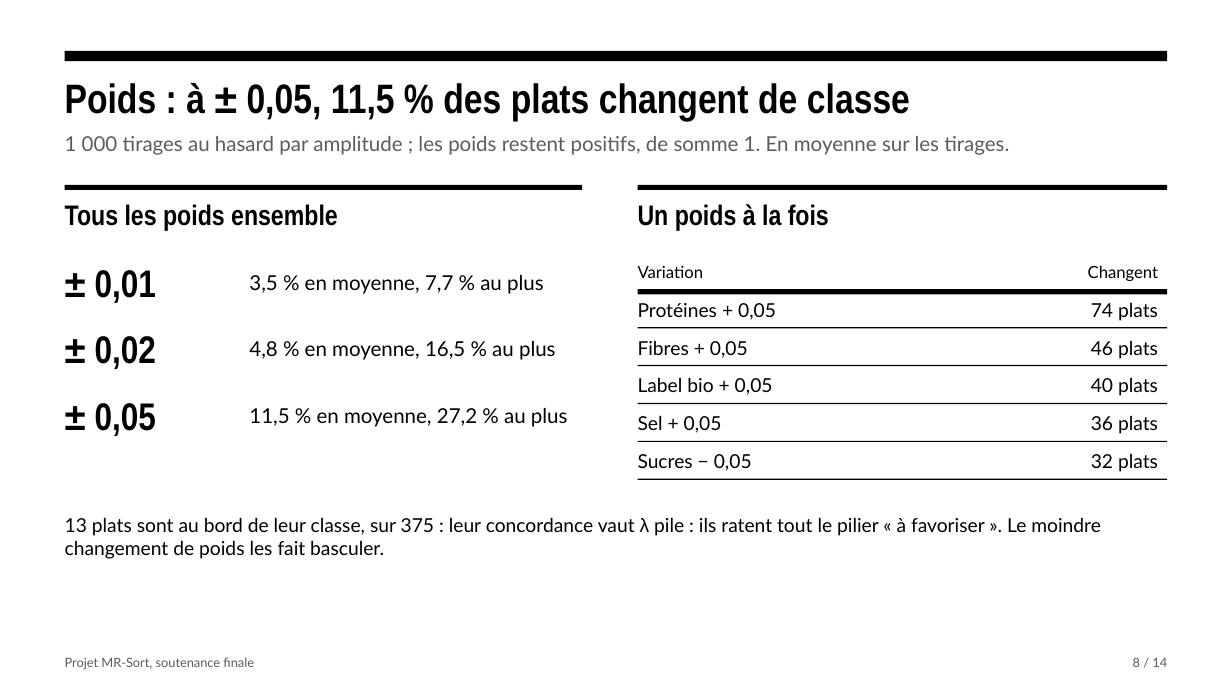
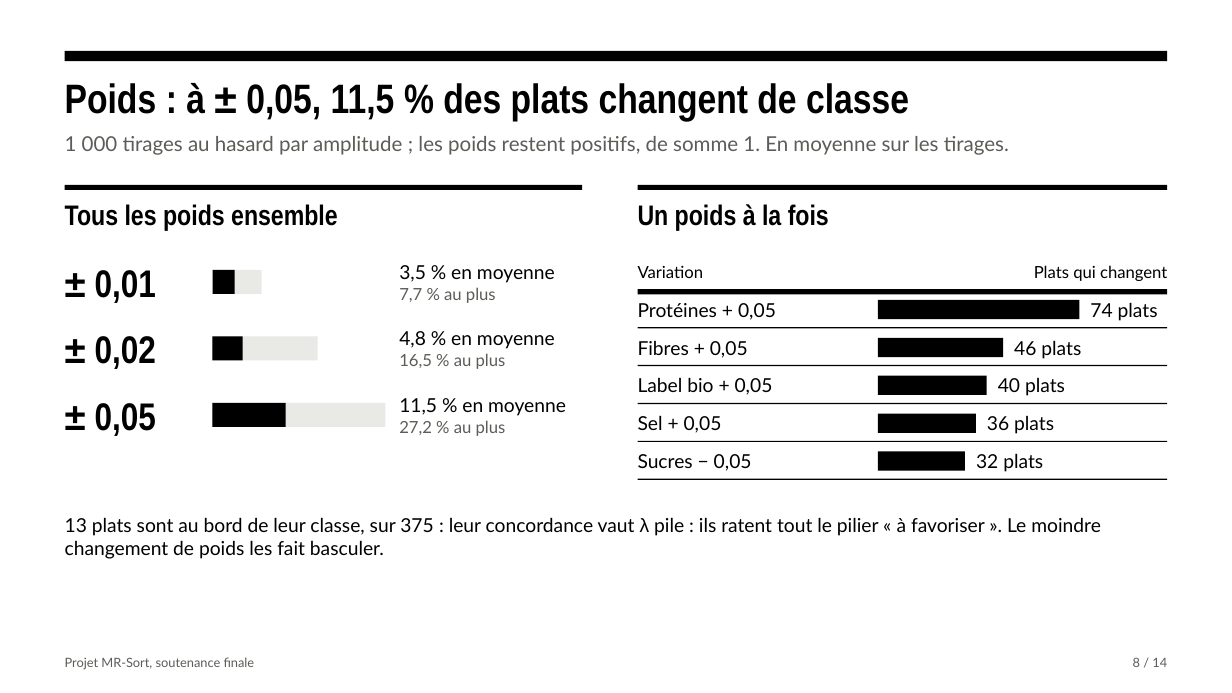
Before and after one commit to Nirrta/nutriscore-mrsort-projet-2026, a slide deck: slide 8 of resultats/slides_soutenance_finale.pptx. Drawn at 1232x693 pixels with LibreOffice and Linux fonts; fonts in the diff are those of the drawing. Boxes give left, top, right and bottom in pixels: in the first picture for what was removed or moved away, otherwise in the second. Text is boxed around its words. In the diff, an @@ line names an element or a change of style, - is before the commit and + after.

Commit message:
Soutenance : des graphiques à la place des tableaux
Chaque slide prouvait son titre par un tableau de nombres ; huit slides le
prouvent maintenant par un graphique dessiné en formes PowerPoint :
- la barre des poids et son repère λ (slides 2 et 10), et les piliers
  au-dessus des barres de la Poêlée (slide 6) ;
- les matrices grisées face au Nutri-Score, la diagonale encadrée
  (slide 7, et les quatre matrices de la slide 11) ;
- des barres à la place des colonnes de nombres (slides 7, 8, 9 et 12).
Les chiffres, les titres et le texte dit ne changent pas ; seules les
lignes « On montre » de l'oral suivent. PDF des slides et de l'oral refaits.

```diff
--- a/resultats/slides_soutenance_finale.pptx
+++ b/resultats/slides_soutenance_finale.pptx
@@ text at [399,265,555,303]: text changed; size 16 to 15 pt @@
-3,5 % en moyenne, 7,7 % au plus
+3,5 % en moyenne
+7,7 % au plus
@@ text at [1034,265,1167,281]: text changed @@
-Changent
+Plats qui changent
@@ rectangle added at [213,270,262,294], fill #E9E9E6 @@
@@ rectangle added at [213,270,235,294], fill #000000 @@
@@ rectangle added at [878,300,1080,320], fill #000000 @@
@@ rectangle added at [213,336,318,360], fill #E9E9E6 @@
@@ rectangle added at [213,336,243,360], fill #000000 @@
@@ text at [399,331,555,369]: text changed; size 16 to 15 pt @@
-4,8 % en moyenne, 16,5 % au plus
+4,8 % en moyenne
+16,5 % au plus
@@ rectangle added at [878,338,1004,358], fill #000000 @@
@@ rectangle added at [878,376,987,396], fill #000000 @@
@@ text "40 plats": place and size @@
-text "40 plats" at [1091,378,1158,396]
+text "40 plats" at [998,378,1065,396]
@@ rectangle added at [213,403,385,427], fill #E9E9E6 @@
@@ rectangle added at [213,403,286,427], fill #000000 @@
@@ text at [399,398,566,436]: text changed; size 16 to 15 pt @@
-11,5 % en moyenne, 27,2 % au plus
+11,5 % en moyenne
+27,2 % au plus
@@ rectangle added at [878,414,976,433], fill #000000 @@
@@ text "36 plats": place and size @@
-text "36 plats" at [1091,416,1158,434]
+text "36 plats" at [987,416,1054,434]
@@ alignment right to left in 5 elements at [1014,340,1081,359], [1090,302,1158,321], [998,378,1065,396], [987,416,1054,434], [976,453,1043,472] @@
@@ text "32 plats": place and size @@
-text "32 plats" at [1091,454,1158,472]
+text "32 plats" at [976,453,1043,472]
@@ rectangle added at [878,452,965,471], fill #000000 @@
```
Also in this commit, not shown: 7 other slides changed, 8 other files.
